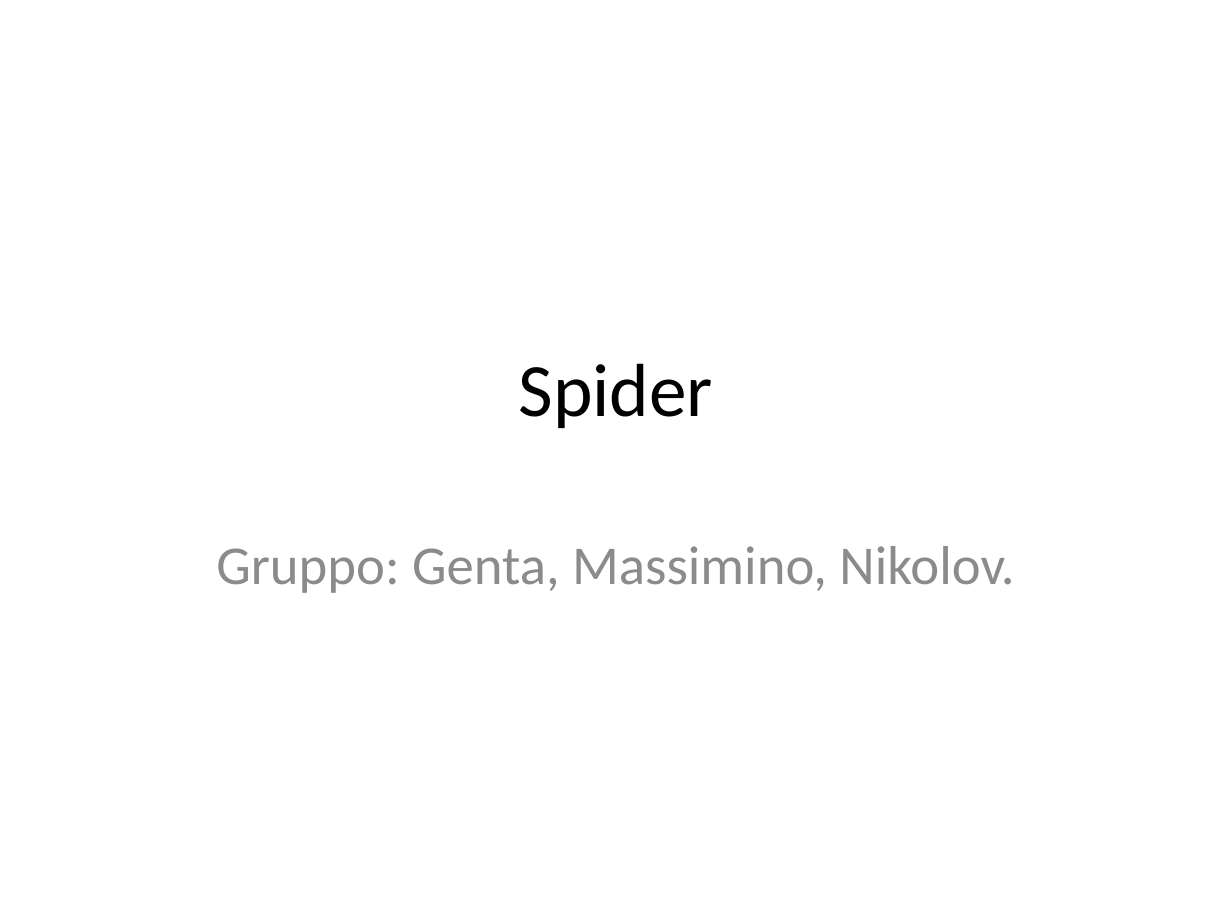
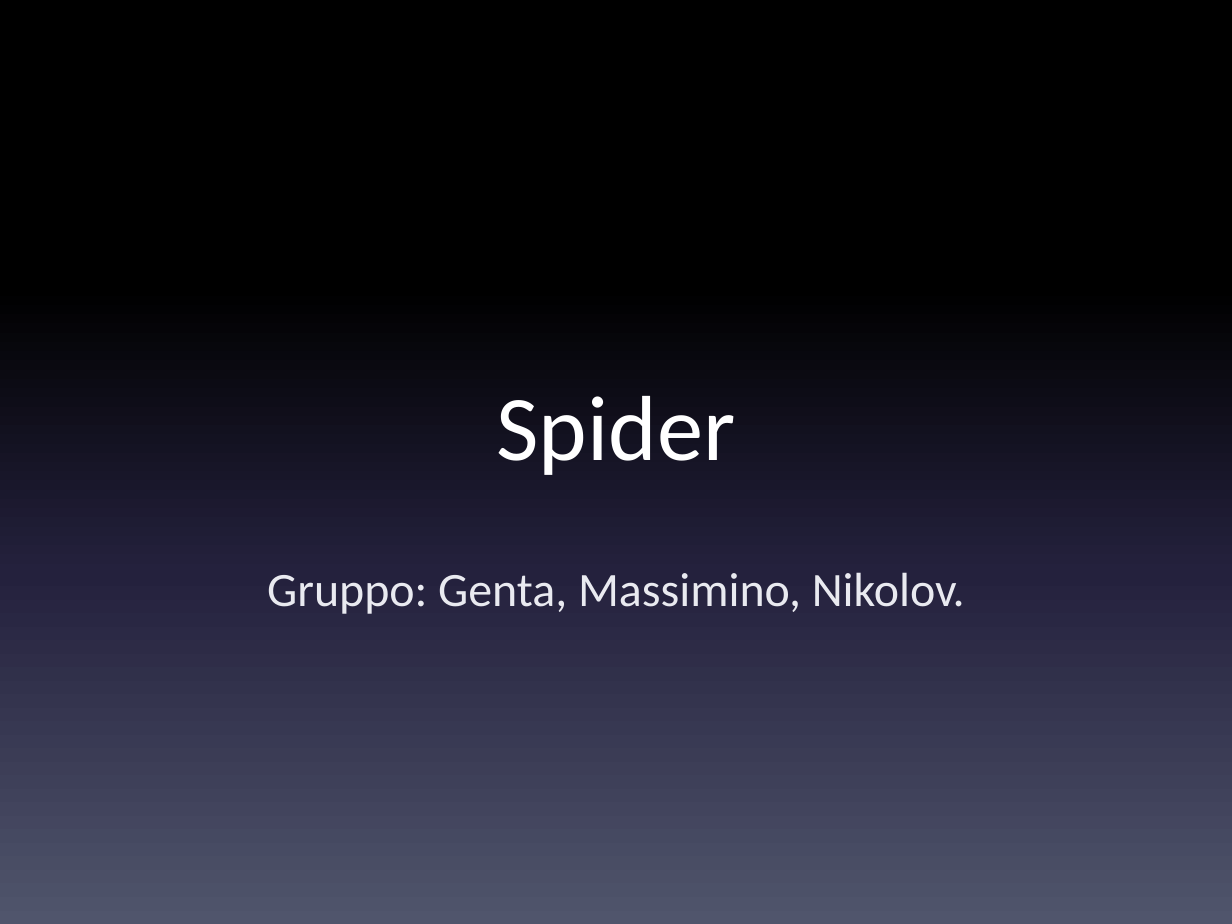
Before and after one commit to danielegenta/ProjectTPSI_Spider, a slide deck: slide 1 of Presentazione_Spider.pptx. Drawn at 1232x924 pixels with LibreOffice and Linux fonts; fonts in the diff are those of the drawing. Boxes give left, top, right and bottom in pixels: in the first picture for what was removed or moved away, otherwise in the second. Text is boxed around its words. In the diff, an @@ line names an element or a change of style, - is before the commit and + after.

```diff
--- a/Presentazione_Spider.pptx
+++ b/Presentazione_Spider.pptx
@@ background #FFFFFF to gradient #000000 to #24213E to #51566D @@
@@ title "Spider" at bbox=[497, 396, 736, 475]: size 44 to 54 pt, text colour #000000 to #FFFFFF; vertical alignment middle to bottom @@
@@ subtitle "Gruppo: Genta, Massimino, Nikolov." at bbox=[267, 572, 965, 614]: size 32 to 28 pt, text colour #8C8C8C to #E9EAF0; line spacing 1 to 1.5 @@
```
Also in this commit, not shown: 7 other slides changed, 9 slides added, 11 slides removed.
